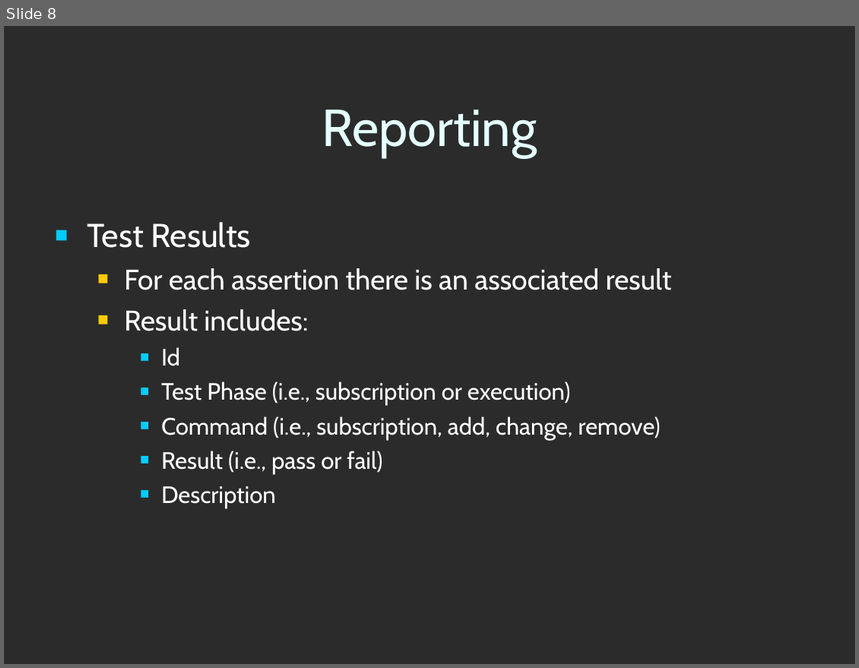
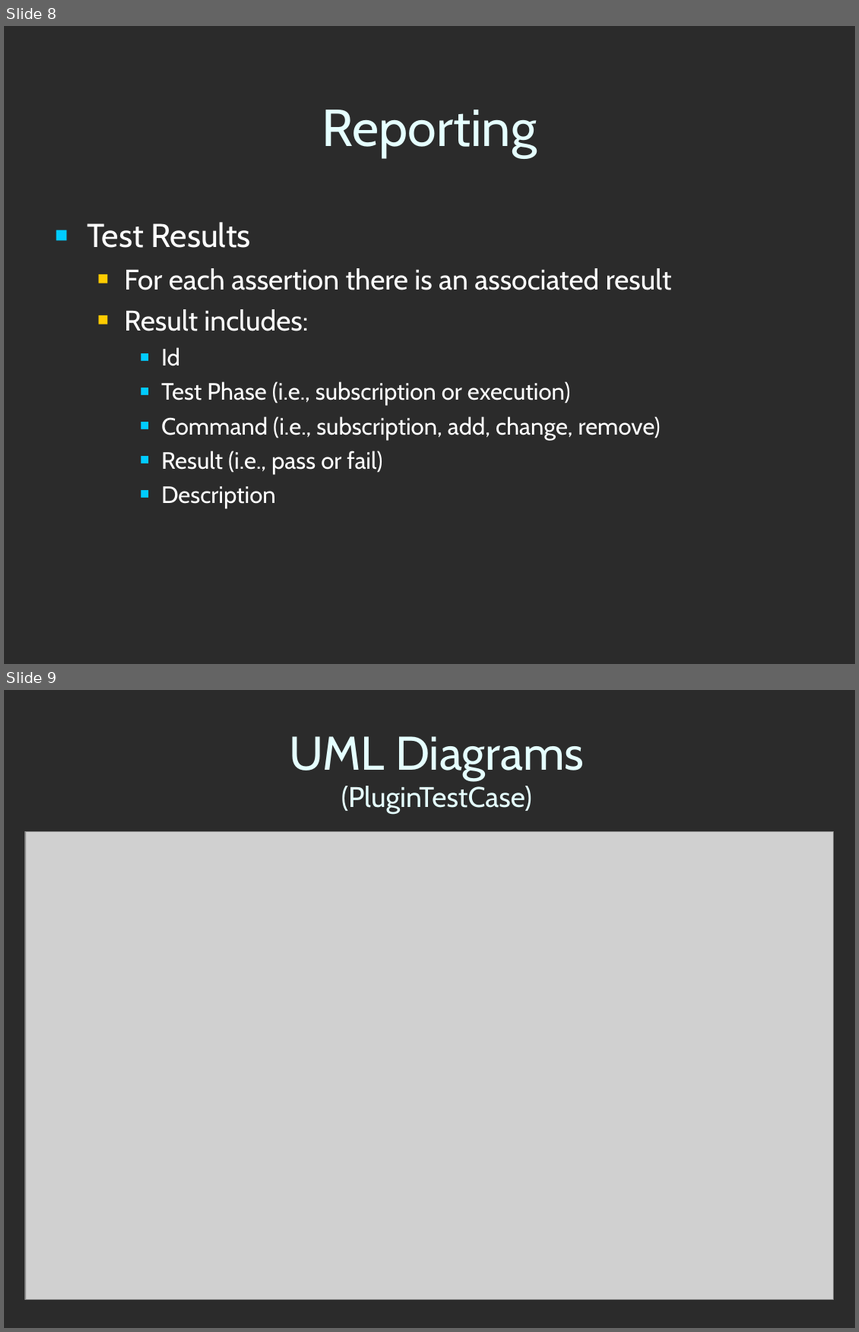
Before and after one commit to codeaudit/cougaar-cougaarunit, a slide deck: CougaarUnit/Cougaar Test Framework.ppt. Shown one above the other, each under a label of ours: slide 8 before the commit, slides 8 and 9 after it. The pictures are 859x668 and 859x1332 pixels, drawn with LibreOffice and Linux fonts; fonts in the diff are those of the drawing; grey boxes stand for pictures; background and template pictures are left out; a plain dark background stands for a picture behind light text. Boxes give left, top, right and bottom in pixels: in the first picture for what was removed or moved away, otherwise in the second. Text is boxed around its words. In the diff, an @@ line names an element or a change of style, - is before the commit and + after.

```diff
--- a/CougaarUnit/Cougaar Test Framework.ppt
+++ b/CougaarUnit/Cougaar Test Framework.ppt
@@ slide 9 added at bbox=[4, 690, 855, 1328], background picture (left out) @@
@@ title added at bbox=[289, 736, 584, 814], 24 pt, text #E5FFFF @@
+UML Diagrams
+(PluginTestCase)
@@ picture added at bbox=[25, 832, 834, 1300] @@
```
Also in this commit, not shown: 6 other slides added, 7 other files.
